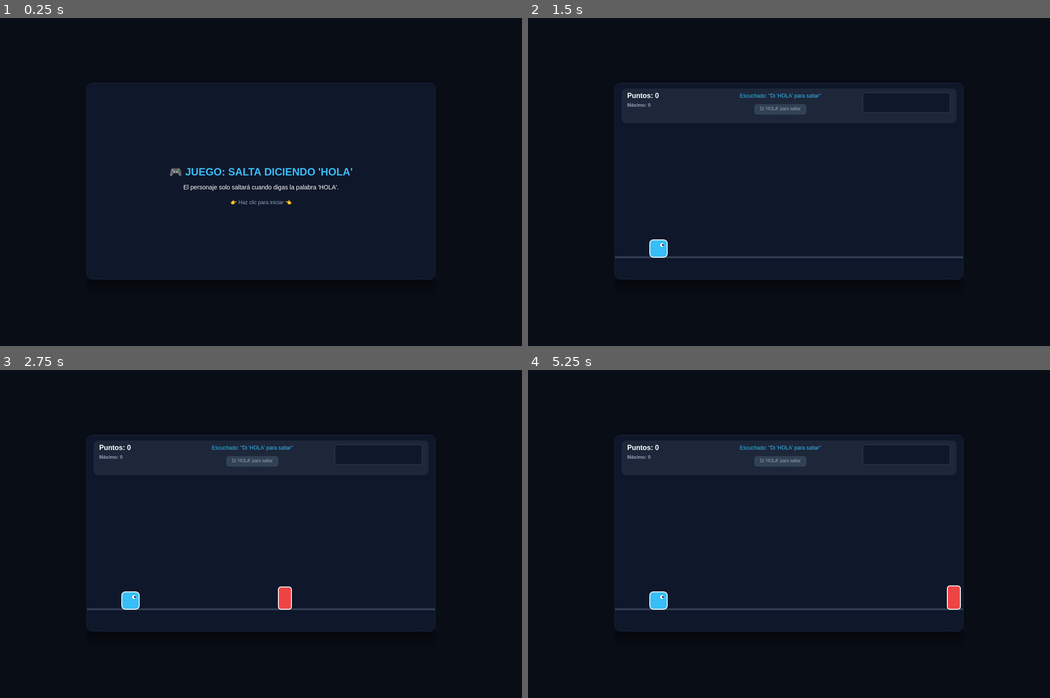
Above: before the commit, frames 1-4 (two rows, left to right).
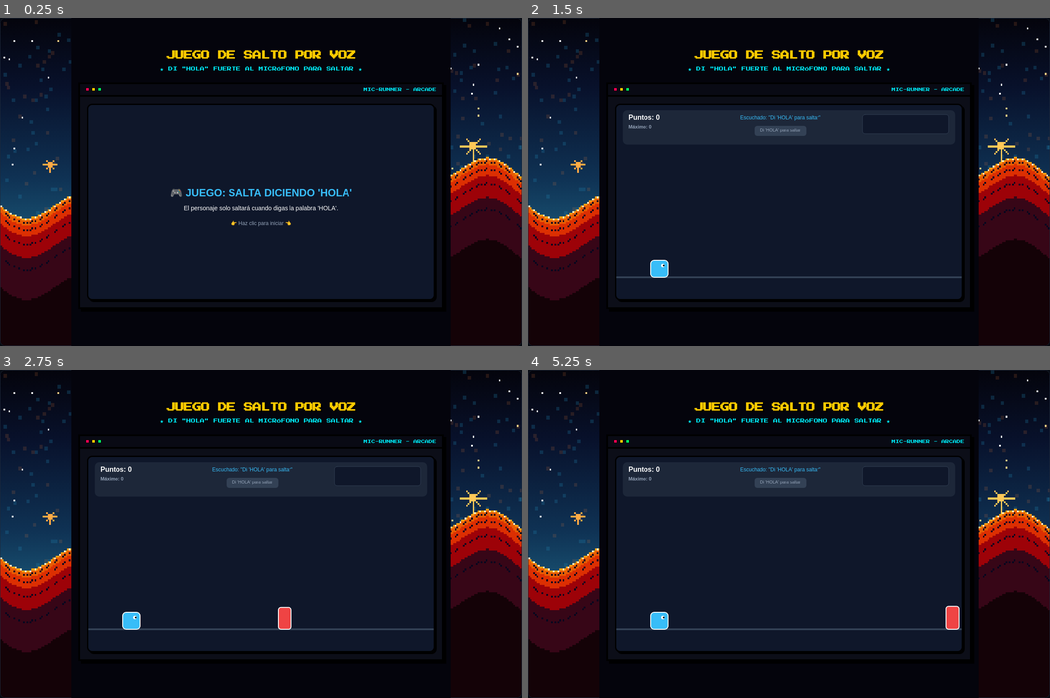
Above: after the commit, the same moments.

Repository: martindonoso2005-cell/juego
Game: browser game, page index.html
The game is run twice, just before and just after one commit, with the same random seed, the same clock (stepped at 60 frames per second) and the same inputs.
Inputs (mouse positions are in pixels of both pictures, inside the frame that each line leads up to; where the layout moved, square brackets give the same spot in the first picture):
- Up to frame 1 (0.25 s): no input
- Up to frame 2 (1.5 s): click (789, 182) at 0.27 s; click (789, 214) [789, 201] at 1.07 s; click (789, 54) at 1.27 s
- Up to frame 3 (2.75 s): click (156, 501) [193, 514] at 1.67 s; click (261, 553) at 1.87 s; click (365, 484) [328, 504] at 2.27 s; click (261, 422) at 2.47 s
- Up to frame 4 (5.25 s): click (867, 599) [841, 573] at 2.87 s; click (789, 547) at 3.07 s; click (658, 616) [700, 583] at 3.47 s; click (789, 412) at 3.67 s; click (789, 468) [789, 494] at 4.07 s; click (789, 442) at 4.27 s; click (945, 550) [893, 543] at 4.67 s; click (789, 553) at 4.87 s

The runs differ from the first frame. In frame 1, 20% of the frame differs, in the area x 0-100%, y 0-100%; in frame 2, 23%; in frame 3, 23%; in frame 4, 23%.

Commit message:
Update index.html

Diff:
--- a/index.html
+++ b/index.html
@@ -3,18 +3,265 @@
   <head>
     <meta charset="utf-8" />
     <meta name="viewport" content="width=device-width, initial-scale=1.0" />
-    <title>Juego de Salto por Voz</title>
-
-    <!-- 1. p5.js Core -->
+    <title>Juego de Salto por Voz - Retro Pixel</title>
+
+    <link rel="preconnect" href="https://fonts.googleapis.com">
+    <link rel="preconnect" href="https://fonts.gstatic.com" crossorigin>
+    <link href="https://fonts.googleapis.com/css2?family=Press+Start+2P&display=swap" rel="stylesheet">
+
     <script src="https://cdnjs.cloudflare.com/ajax/libs/p5.js/1.9.0/p5.min.js"></script>
 
-    <!-- 2. p5.sound -->
     <script src="https://cdnjs.cloudflare.com/ajax/libs/p5.js/1.9.0/addons/p5.sound.min.js"></script>
 
     <link rel="stylesheet" type="text/css" href="style.css" />
+
+    <style>
+      :root {
+        --pixel-yellow: #ffcc00;
+        --pixel-cyan: #00f0ff;
+        --pixel-red: #ff0055;
+        --ui-dark: rgba(14, 16, 27, 0.92);
+        --ui-border: #000000;
+        --text-main: #f4f4f4;
+        --shadow-block: 4px 4px 0px #000000;
+        --shadow-block-lg: 6px 6px 0px #000000;
+      }
+
+      * {
+        box-sizing: border-box;
+        margin: 0;
+        padding: 0;
+        image-rendering: pixelated;
+      }
+
+      body {
+        font-family: 'Press Start 2P', monospace;
+        background-color: #04040c;
+        color: var(--text-main);
+        min-height: 100vh;
+        display: flex;
+        flex-direction: column;
+        align-items: center;
+        justify-content: center;
+        padding: 2rem 1rem 3rem;
+        position: relative;
+        overflow-x: hidden;
+      }
+
+      /* Fondo Nebulosa Carina en Pixel Art */
+      #spaceCanvas {
+        position: fixed;
+        top: 0;
+        left: 0;
+        width: 100vw;
+        height: 100vh;
+        z-index: -1;
+        image-rendering: pixelated;
+        image-rendering: crisp-edges;
+      }
+
+      header {
+        text-align: center;
+        margin-bottom: 1.5rem;
+      }
+
+      /* Título en Pixel Art y siempre amarillo */
+      h1 {
+        font-family: 'Press Start 2P', monospace !important;
+        font-size: 1.3rem;
+        line-height: 1.6;
+        color: var(--pixel-yellow) !important;
+        text-shadow: 3px 3px 0px #000000 !important;
+        letter-spacing: -0.05em;
+        margin-bottom: 0.6rem;
+      }
+
+      header p {
+        font-size: 0.65rem;
+        color: var(--pixel-cyan);
+        text-shadow: 2px 2px 0px #000;
+      }
+
+      /* Contenedor del juego p5.js */
+      .game-window {
+        background: var(--ui-dark);
+        border: 4px solid var(--ui-border);
+        box-shadow: var(--shadow-block-lg);
+        backdrop-filter: blur(4px);
+        display: flex;
+        flex-direction: column;
+        align-items: center;
+      }
+
+      .window-header {
+        width: 100%;
+        background: #090a14;
+        border-bottom: 4px solid var(--ui-border);
+        padding: 0.5rem 0.8rem;
+        display: flex;
+        align-items: center;
+        justify-content: space-between;
+      }
+
+      .window-dots {
+        display: flex;
+        gap: 6px;
+      }
+
+      .dot {
+        width: 8px;
+        height: 8px;
+        border: 1px solid #000;
+      }
+      .dot.red { background: var(--pixel-red); }
+      .dot.yellow { background: var(--pixel-yellow); }
+      .dot.green { background: #00ff66; }
+
+      .window-title {
+        font-size: 0.55rem;
+        color: var(--pixel-cyan);
+        text-shadow: 1px 1px 0px #000;
+      }
+
+      main {
+        padding: 1rem;
+        display: flex;
+        justify-content: center;
+        align-items: center;
+      }
+
+      /* Estilo retro sobre el canvas generado por p5.js */
+      main canvas {
+        border: 3px solid var(--ui-border) !important;
+        box-shadow: var(--shadow-block);
+        max-width: 100%;
+        height: auto !important;
+      }
+
+      @media (max-width: 600px) {
+        h1 {
+          font-size: 0.9rem;
+        }
+        main {
+          padding: 0.5rem;
+        }
+      }
+    </style>
   </head>
   <body>
-    <main></main>
+    <canvas id="spaceCanvas"></canvas>
+
+    <header>
+      <h1>JUEGO DE SALTO POR VOZ</h1>
+      <p>★ DI "HOLA" FUERTE AL MICRÓFONO PARA SALTAR ★</p>
+    </header>
+
+    <div class="game-window">
+      <div class="window-header">
+        <div class="window-dots">
+          <div class="dot red"></div>
+          <div class="dot yellow"></div>
+          <div class="dot green"></div>
+        </div>
+        <span class="window-title">MIC-RUNNER - ARCADE</span>
+      </div>
+
+      <main></main>
+    </div>
+
+    <script>
+      const spaceCanvas = document.getElementById('spaceCanvas');
+      const ctx = spaceCanvas.getContext('2d');
+
+      const W = 320;
+      const H = 180;
+      spaceCanvas.width = W;
+      spaceCanvas.height = H;
+
+      function renderNebula() {
+        const skyGrad = ctx.createLinearGradient(0, 0, 0, H * 0.7);
+        skyGrad.addColorStop(0, '#04040c');
+        skyGrad.addColorStop(0.3, '#08112b');
+        skyGrad.addColorStop(0.7, '#0f3254');
+        skyGrad.addColorStop(1, '#1b5a7a');
+        ctx.fillStyle = skyGrad;
+        ctx.fillRect(0, 0, W, H);
+
+        for (let i = 0; i < 400; i++) {
+          const x = Math.floor(Math.random() * W);
+          const y = Math.floor(Math.random() * (H * 0.65));
+          ctx.fillStyle = Math.random() > 0.4 ? 'rgba(34, 130, 175, 0.25)' : 'rgba(235, 130, 60, 0.15)';
+          ctx.fillRect(x, y, 2, 2);
+        }
+
+        const webbStars = [
+          {x: 60, y: 35, s: 2, c: '#ffed75'},
+          {x: 240, y: 40, s: 3, c: '#ffffff'},
+          {x: 180, y: 20, s: 1, c: '#8cedff'},
+          {x: 290, y: 70, s: 2, c: '#ffc857'},
+          {x: 120, y: 65, s: 1, c: '#ffffff'},
+          {x: 30, y: 80, s: 1, c: '#ffaa44'}
+        ];
+
+        webbStars.forEach(st => {
+          ctx.fillStyle = st.c;
+          ctx.fillRect(st.x - st.s, st.y - st.s, st.s * 2, st.s * 2);
+          for (let r = 1; r <= st.s * 4; r++) {
+            ctx.fillRect(st.x + r, st.y, 1, 1);
+            ctx.fillRect(st.x - r, st.y, 1, 1);
+            ctx.fillRect(st.x, st.y + r, 1, 1);
+            ctx.fillRect(st.x - r, st.y, 1, 1);
+            if (r % 2 === 0) {
+              ctx.fillRect(st.x + r/2, st.y + r/2, 1, 1);
+              ctx.fillRect(st.x - r/2, st.y - r/2, 1, 1);
+              ctx.fillRect(st.x + r/2, st.y - r/2, 1, 1);
+              ctx.fillRect(st.x - r/2, st.y + r/2, 1, 1);
+            }
+          }
+        });
+
+        for (let s = 0; s < 120; s++) {
+          ctx.fillStyle = Math.random() > 0.3 ? '#ffffff' : '#ffd085';
+          ctx.fillRect(Math.floor(Math.random() * W), Math.floor(Math.random() * (H * 0.7)), 1, 1);
+        }
+
+        function getMountainHeight(x) {
+          return Math.sin(x * 0.02) * 18 +
+                 Math.cos(x * 0.05) * 10 +
+                 Math.sin(x * 0.1) * 4 +
+                 (H * 0.52);
+        }
+
+        for (let x = 0; x < W; x++) {
+          const peakY = Math.floor(getMountainHeight(x));
+          for (let y = peakY; y < H; y++) {
+            const depth = y - peakY;
+            if (depth === 0) {
+              ctx.fillStyle = (x % 3 === 0) ? '#fff5cc' : '#fca311';
+            } else if (depth < 4) {
+              ctx.fillStyle = '#e85d04';
+            } else if (depth < 10) {
+              ctx.fillStyle = '#dc2f02';
+            } else if (depth < 22) {
+              ctx.fillStyle = '#9d0208';
+            } else if (depth < 45) {
+              ctx.fillStyle = '#370617';
+            } else {
+              ctx.fillStyle = '#140207';
+            }
+
+            if (depth === 2 || depth === 6 || depth === 14 || depth === 28) {
+              if ((x + y) % 2 === 0) ctx.fillStyle = '#03071e';
+            }
+
+            ctx.fillRect(x, y, 1, 1);
+          }
+        }
+      }
+
+      renderNebula();
+    </script>
+
     <script src="sketch.js"></script>
   </body>
 </html>
